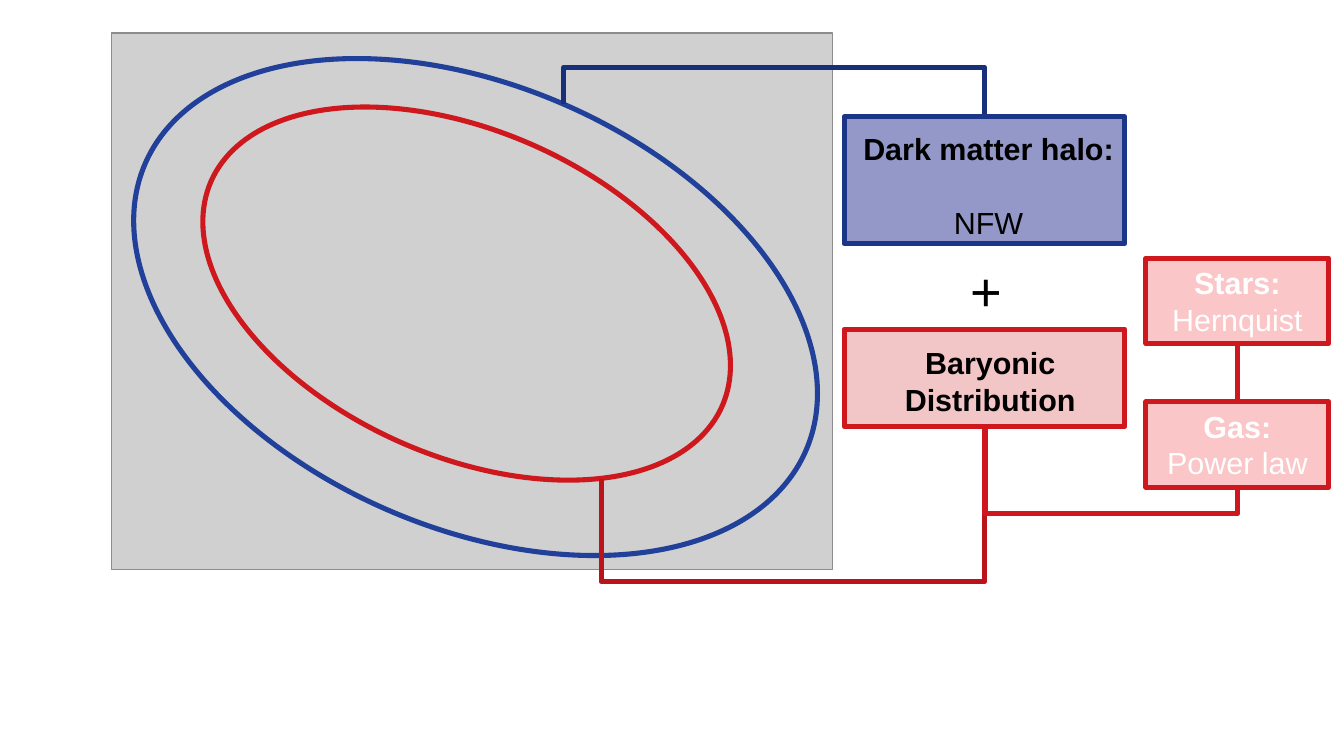
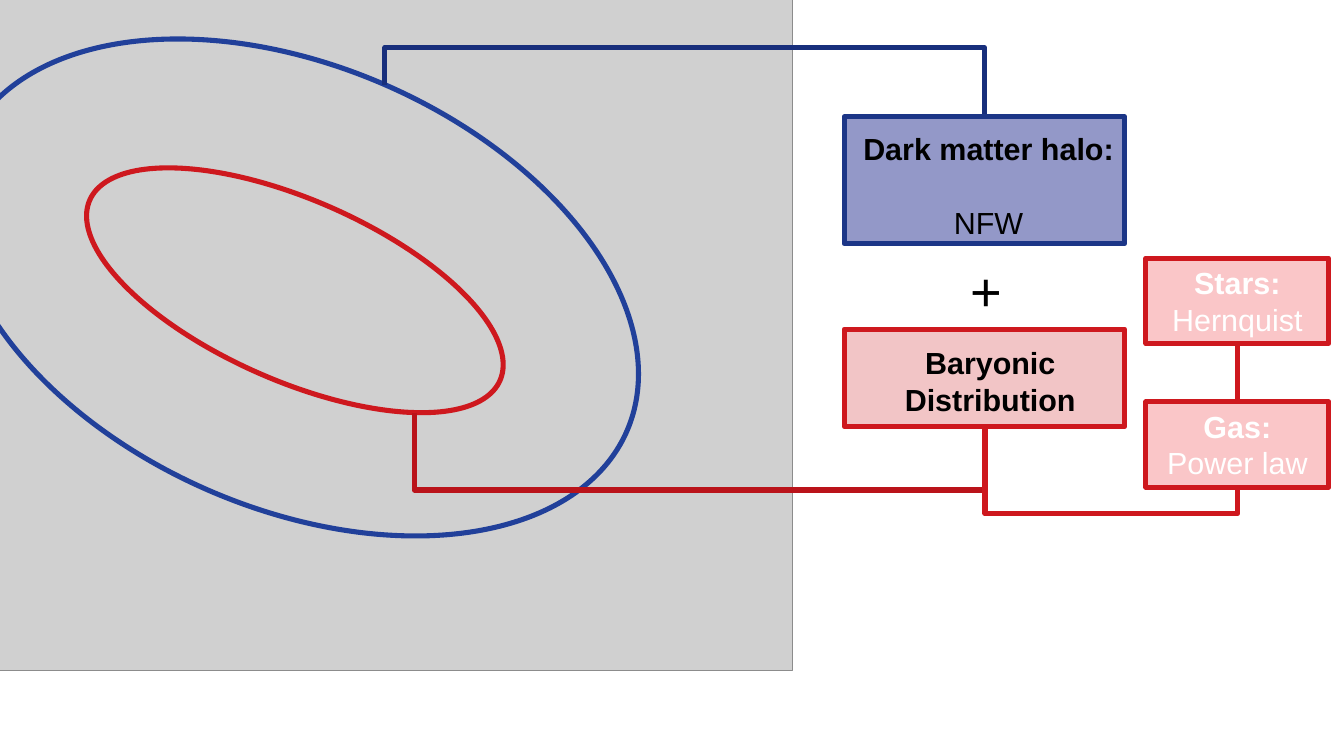
Before and after one commit to jsbarbosa/TesisFisica, a slide deck: slide 1 of Documento/Figures/Galaxy_profiles.odp. Drawn at 1344x756 pixels with LibreOffice and Linux fonts; fonts in the diff are those of the drawing; grey boxes stand for pictures. Boxes give left, top, right and bottom in pixels: in the first picture for what was removed or moved away, otherwise in the second. Text is boxed around its words. In the diff, an @@ line names an element or a change of style, - is before the commit and + after.

```diff
--- a/Documento/Figures/Galaxy_profiles.odp
+++ b/Documento/Figures/Galaxy_profiles.odp
@@ picture: place and size @@
-picture at (112,33,833,570)
+picture at (0,0,793,671)
@@ ellipse: place and size @@
-ellipse at (57,0,895,653)
+ellipse at (0,0,716,634)
@@ elbow line moved from (563, 105) - (985, 117) to (385, 84) - (985, 117) @@
@@ ellipse: place and size @@
-ellipse at (146,32,788,555)
+ellipse at (53,117,537,463)
@@ elbow line moved from (601, 479) - (985, 427) to (415, 413) - (985, 427) @@
```
Also in this commit, not shown: 29 other files.
